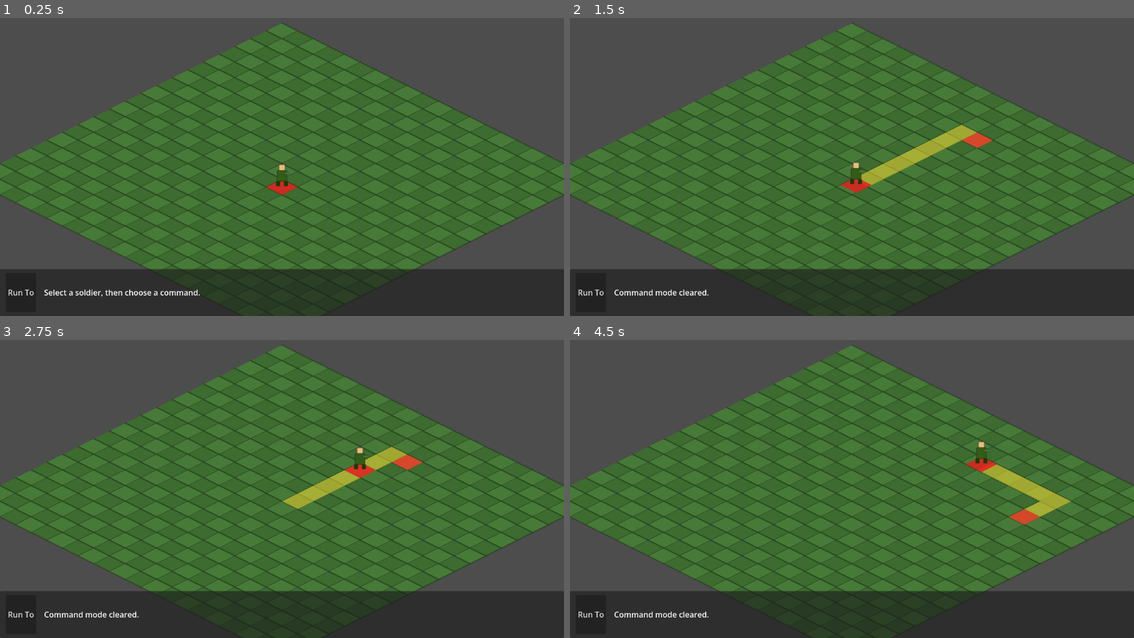
Above: before the commit, frames 1-4 (two rows, left to right).
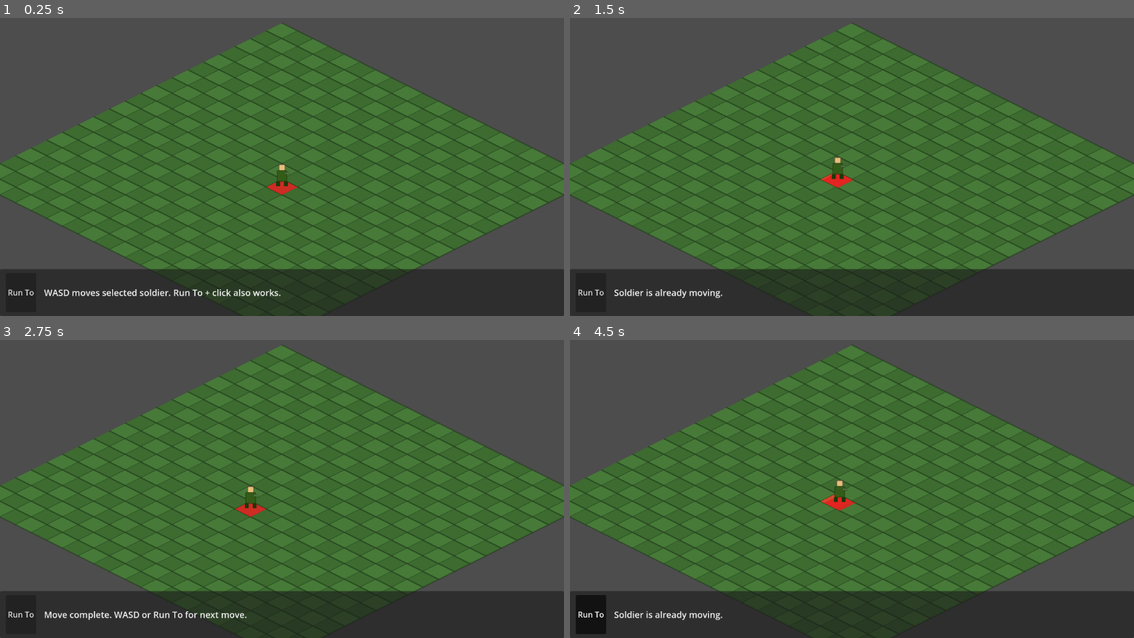
Above: after the commit, the same moments.

Repository: dukesgamelab/chain-revival
Game: Godot game, scene res://scenes/main.tscn
Same seed, same stepped clock (60 frames per second), same inputs: the game is played once before the commit and once after it.
Inputs (mouse positions are in pixels of both pictures, inside the frame that each line leads up to):
- Up to frame 1 (0.25 s): no input
- Up to frame 2 (1.5 s): click "Run To" at 0.5 s; tap A at 1.25 s; move the mouse to (976, 143) at 1.27 s; hold D from 1.28 s (still down); click (976, 143) at 1.42 s
- Up to frame 3 (2.75 s): move the mouse to (169, 494) at 2.02 s; release D at 2.03 s; hold S from 2.03 s (still down); click (169, 494) at 2.17 s
- Up to frame 4 (4.5 s): move the mouse to (908, 411) at 2.77 s; release S at 2.78 s; hold D 2.78-3.53 s; click (908, 411) at 2.92 s; move the mouse to (823, 542) at 3.52 s; hold W 3.53-4.28 s; click (823, 542) at 3.67 s; tap Space at 4.25 s; move the mouse to (1021, 527) at 4.27 s; hold A from 4.28 s (still down); click (1021, 527) at 4.42 s

The runs differ from the first frame. In frame 1, 0.5% of the frame differs, in the area x 7-50%, y 91-94%; in frame 2, 1.8%; in frame 3, 1.9%, in the area x 7-75%, y 35-95%; in frame 4, 1.7%.

Commit message:
Implementing movement 2

Diff:
--- a/scenes/ui/command_bar.tscn
+++ b/scenes/ui/command_bar.tscn
@@ -4,16 +4,6 @@
 
 [node name="CommandBar" type="Control"]
 layout_mode = 3
-anchors_preset = 15
-anchor_right = 1.0
-anchor_bottom = 1.0
-grow_horizontal = 2
-grow_vertical = 2
-mouse_filter = 2
-script = ExtResource("1_cmdbar")
-
-[node name="Panel" type="PanelContainer" parent="."]
-layout_mode = 1
 anchors_preset = 12
 anchor_top = 1.0
 anchor_right = 1.0
@@ -21,6 +11,15 @@
 offset_top = -96.0
 grow_horizontal = 2
 grow_vertical = 0
+script = ExtResource("1_cmdbar")
+
+[node name="Panel" type="PanelContainer" parent="."]
+layout_mode = 1
+anchors_preset = 15
+anchor_right = 1.0
+anchor_bottom = 1.0
+grow_horizontal = 2
+grow_vertical = 2
 
 [node name="Margin" type="MarginContainer" parent="Panel"]
 layout_mode = 2
@@ -41,7 +40,10 @@
 
 [node name="StatusLabel" type="Label" parent="Panel/Margin/HBox"]
 unique_name_in_owner = true
+custom_minimum_size = Vector2(300, 0)
 layout_mode = 2
 size_flags_horizontal = 3
-text = "Select a soldier, then choose a command."
+theme_override_colors/font_color = Color(0.95, 0.95, 0.95, 1)
+theme_override_font_sizes/font_size = 18
+text = "WASD moves selected soldier."
 vertical_alignment = 1
--- a/scripts/command_bar.gd
+++ b/scripts/command_bar.gd
@@ -5,6 +5,7 @@
 
 signal run_to_mode_changed(is_active: bool)
 
+@onready var _panel: PanelContainer = $Panel
 @onready var _run_to_button: Button = %RunToButton
 @onready var _status_label: Label = %StatusLabel
 
@@ -13,11 +14,16 @@
 
 func _ready() -> void:
 	_run_to_button.toggled.connect(_on_run_to_toggled)
-	_update_status("Select a soldier, then choose a command.")
+	show_status("WASD moves selected soldier.")
 
 
 func is_run_to_active() -> bool:
 	return _run_to_active
+
+
+## True when the mouse is over the bottom bar (clicks should go to UI, not the map).
+func is_pointer_over_bar() -> bool:
+	return _panel.get_global_rect().has_point(get_viewport().get_mouse_position())
 
 
 func set_run_to_active(is_active: bool) -> void:
@@ -25,6 +31,10 @@
 	_run_to_button.set_pressed_no_signal(is_active)
 	run_to_mode_changed.emit(_run_to_active)
 	_update_status_for_mode()
+
+
+func show_status(text: String) -> void:
+	_status_label.text = text
 
 
 func _on_run_to_toggled(toggled_on: bool) -> void:
@@ -35,10 +45,6 @@
 
 func _update_status_for_mode() -> void:
 	if _run_to_active:
-		_update_status("Run To: click a destination tile.")
+		show_status("Run To: click a destination tile.")
 	else:
-		_update_status("Command mode cleared.")
-
-
-func _update_status(text: String) -> void:
-	_status_label.text = text
+		show_status("Command mode cleared.")
--- a/scripts/isometric_map.gd
+++ b/scripts/isometric_map.gd
@@ -23,6 +23,7 @@
 
 func _ready() -> void:
 	_setup_astar()
+	queue_redraw()
 
 
 func _setup_astar() -> void:
@@ -33,11 +34,7 @@
 	_astar.default_compute_heuristic = AStarGrid2D.HEURISTIC_MANHATTAN
 	_astar.default_estimate_heuristic = AStarGrid2D.HEURISTIC_MANHATTAN
 	_astar.update()
-
-	# Every placeholder tile is walkable for now.
-	for y in range(grid_height):
-		for x in range(grid_width):
-			_astar.set_point_solid(Vector2i(x, y), false)
+	# All interior cells are walkable by default after update(); no extra setup needed.
 
 
 func is_in_bounds(cell: Vector2i) -> bool:
--- a/scripts/main.gd
+++ b/scripts/main.gd
@@ -20,25 +20,57 @@
 	_command_bar.run_to_mode_changed.connect(_on_run_to_mode_changed)
 	_center_camera_on_map()
 	_spawn_starting_soldier()
+	_command_bar.show_status("WASD moves selected soldier. Run To + click also works.")
 
 
+## Keyboard and map clicks use _unhandled_input so UI buttons are never misread as map clicks.
 func _unhandled_input(event: InputEvent) -> void:
+	if event is InputEventKey:
+		_handle_keyboard(event)
+		return
+
 	if not (event is InputEventMouseButton):
 		return
 	var mouse_event := event as InputEventMouseButton
 	if not mouse_event.pressed or mouse_event.button_index != MOUSE_BUTTON_LEFT:
 		return
 
-	var world_click := _world.to_local(_camera.get_global_mouse_position())
-	var clicked_soldier := _pick_soldier_at(world_click)
-
-	if clicked_soldier != null:
-		_select_soldier(clicked_soldier)
-		return
+	var world_click := _get_world_mouse_local()
 
 	if _run_to_mode and _selected_soldier != null:
 		var target_cell := IsometricGrid.world_to_grid(world_click)
-		_order_run_to(target_cell)
+		_move_selected_to_cell(target_cell)
+		get_viewport().set_input_as_handled()
+		return
+
+	var clicked_soldier := _pick_soldier_at(world_click)
+	if clicked_soldier != null:
+		_select_soldier(clicked_soldier)
+		get_viewport().set_input_as_handled()
+
+
+func _handle_keyboard(event: InputEventKey) -> void:
+	if not event.pressed or event.echo:
+		return
+	if _selected_soldier == null:
+		return
+
+	var offset := Vector2i.ZERO
+	match event.keycode:
+		KEY_W:
+			offset = Vector2i(0, -1)
+		KEY_S:
+			offset = Vector2i(0, 1)
+		KEY_A:
+			offset = Vector2i(-1, 0)
+		KEY_D:
+			offset = Vector2i(1, 0)
+		_:
+			return
+
+	var target_cell := _selected_soldier.grid_pos + offset
+	_move_selected_to_cell(target_cell)
+	get_viewport().set_input_as_handled()
 
 
 func _spawn_starting_soldier() -> void:
@@ -55,24 +87,30 @@
 
 	_selected_soldier = soldier
 	_selected_soldier.set_selected(true)
+	_command_bar.show_status("Soldier selected. Use WASD or Run To.")
 
 
-func _order_run_to(target_cell: Vector2i) -> void:
+func _move_selected_to_cell(target_cell: Vector2i) -> void:
+	if _selected_soldier == null:
+		return
 	if _selected_soldier.is_moving():
+		_command_bar.show_status("Soldier is already moving.")
 		return
 	if target_cell == _selected_soldier.grid_pos:
 		return
 	if not _iso_map.is_in_bounds(target_cell):
+		_command_bar.show_status("That tile is outside the map.")
 		return
 
 	var path := _iso_map.find_path(_selected_soldier.grid_pos, target_cell)
 	if path.is_empty():
-		_command_bar.set_run_to_active(false)
+		_command_bar.show_status("No path to that tile.")
 		return
 
 	_iso_map.show_path(path, target_cell)
 	_selected_soldier.follow_path(path)
 	_command_bar.set_run_to_active(false)
+	_command_bar.show_status("Moving to %s." % target_cell)
 
 
 func _pick_soldier_at(local_world_pos: Vector2) -> Soldier:
@@ -94,9 +132,12 @@
 	return null
 
 
+func _get_world_mouse_local() -> Vector2:
+	return _world.to_local(get_global_mouse_position())
+
+
 func _center_camera_on_map() -> void:
 	var map_center_cell := Vector2i(_iso_map.grid_width / 2, _iso_map.grid_height / 2)
-	# Shift up slightly so the bottom command bar does not cover the play area.
 	_camera.position = IsometricGrid.grid_to_world(map_center_cell) + Vector2(0.0, -60.0)
 
 
@@ -104,7 +145,9 @@
 	_run_to_mode = is_active
 	if is_active and _selected_soldier == null:
 		_command_bar.set_run_to_active(false)
+		_command_bar.show_status("Select a soldier first.")
 
 
 func _on_soldier_movement_finished() -> void:
 	_iso_map.clear_path()
+	_command_bar.show_status("Move complete. WASD or Run To for next move.")
Binary file added: assets/sprites/tree1.png
Not shown, added: assets/sprites/tree1.png.import
